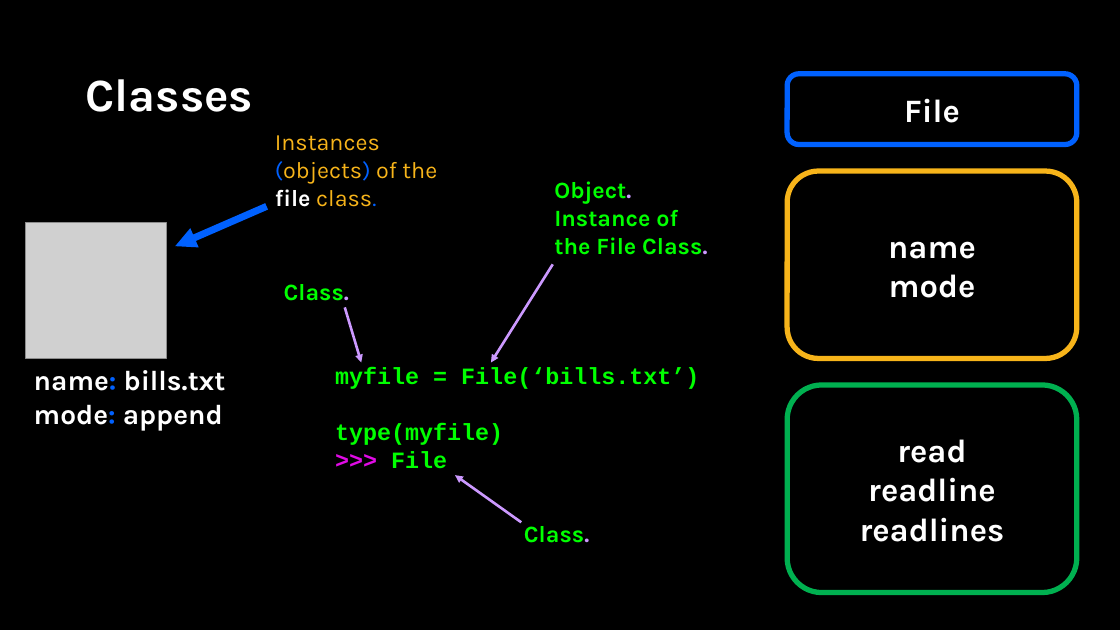
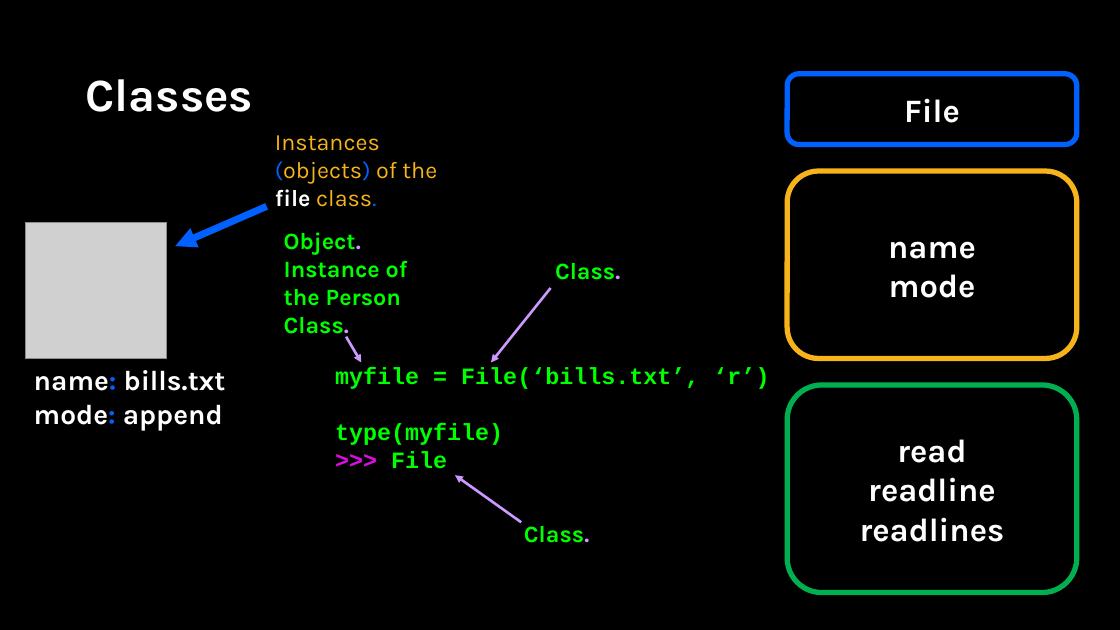
Before and after one commit to APS106/APS106-winter-2025-kinsella-goodfellow, a slide deck: slide 20 of lectures/week10/lecture2/slides/week10_lecture2.pptx (slide 21 before the commit). Drawn at 1120x630 pixels with LibreOffice and Linux fonts; fonts in the diff are those of the drawing; grey boxes stand for pictures; background and template pictures are left out. Boxes give left, top, right and bottom in pixels: in the first picture for what was removed or moved away, otherwise in the second. Text is boxed around its words. In the diff, an @@ line names an element or a change of style, - is before the commit and + after.

Commit message:
- lecture 10.2

```diff
--- a/lectures/week10/lecture2/slides/week10_lecture2.pptx
+++ b/lectures/week10/lecture2/slides/week10_lecture2.pptx
@@ text "Object.": place and size @@
-text "Object." at bbox=[554, 181, 707, 255]
+text "Object." at bbox=[284, 232, 408, 338]
@@ text at bbox=[284, 261, 408, 338]: text changed @@
-Instance of the File Class.
+Instance of the Person Class.
@@ text "Class.": place and size @@
-text "Class." at bbox=[284, 284, 349, 301]
+text "Class." at bbox=[555, 263, 620, 280]
@@ arrow moved from (553, 265) - (492, 363) to (550, 288) - (492, 363) @@
@@ arrow moved from (344, 308) - (361, 363) to (346, 337) - (361, 363) @@
@@ text at bbox=[335, 367, 769, 389]: text changed @@
-myfile = File(‘bills.txt’)
+myfile = File(‘bills.txt’, ‘r’)
```
Also in this commit, not shown: 6 other slides changed, 4 slides added, 1 slide removed, 5 other files.
